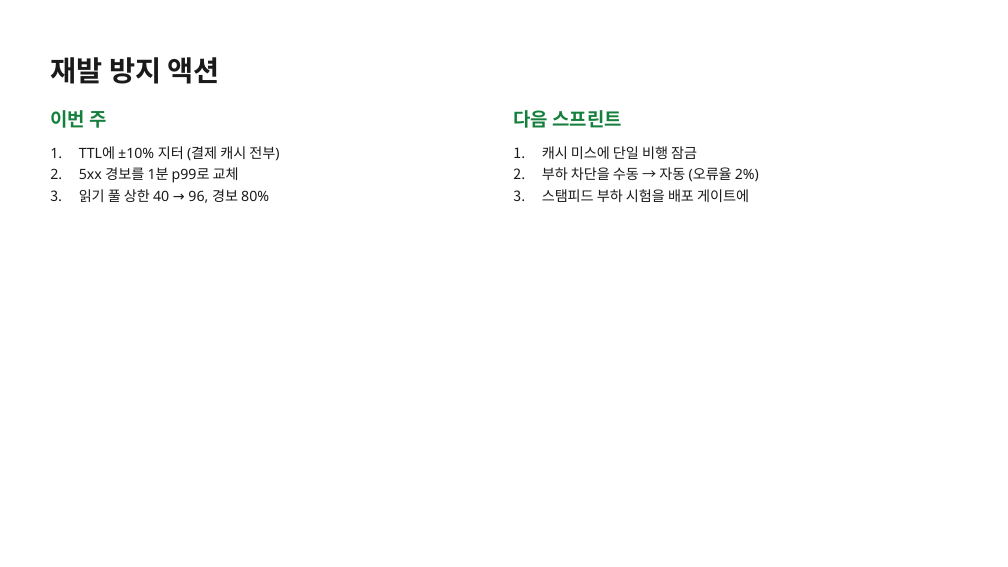
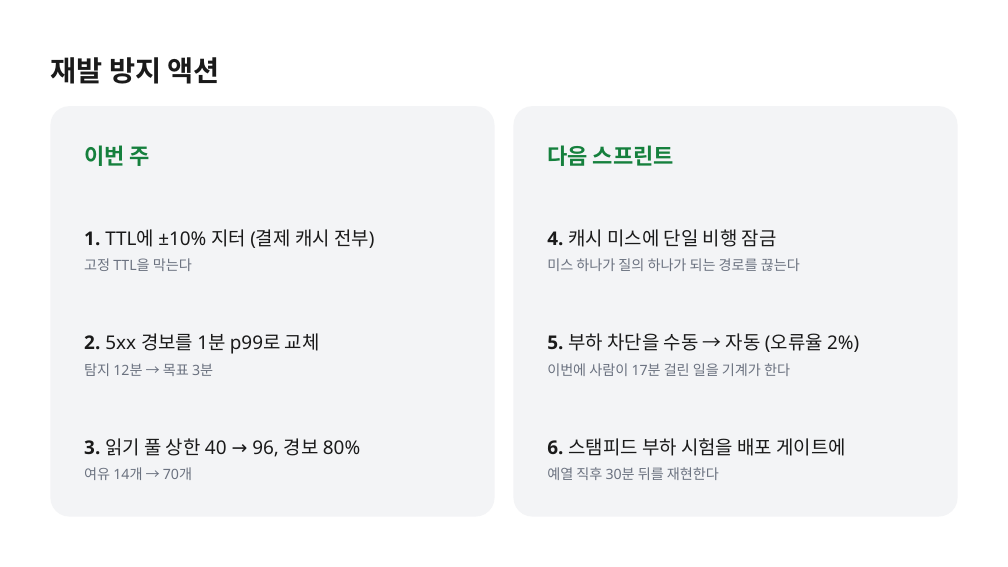
Before and after one commit to k2sebeom/balpyo, a slide deck: slide 7 of examples/showcase/decks/incident-postmortem/inc-2431-장애-회고.pptx. Drawn at 1008x567 pixels with LibreOffice and Linux fonts; fonts in the diff are those of the drawing. Boxes give left, top, right and bottom in pixels: in the first picture for what was removed or moved away, otherwise in the second. Text is boxed around its words. In the diff, an @@ line names an element or a change of style, - is before the commit and + after.

```diff
--- a/examples/showcase/decks/incident-postmortem/inc-2431-장애-회고.pptx
+++ b/examples/showcase/decks/incident-postmortem/inc-2431-장애-회고.pptx
@@ rounded rectangle added at <box>51,106,495,516</box>, fill #F3F4F6 @@
@@ rounded rectangle added at <box>513,106,958,516</box>, fill #F3F4F6 @@
@@ text "이번 주" at <box>84,145,150,166</box>: size 18 to 21 pt; line spacing 23.4pt to 27.3pt @@
@@ text "이번 주": place and size @@
-text "이번 주" at <box>50,110,106,128</box>
+text "이번 주" at <box>84,145,150,166</box>
@@ text "다음 스프린트": place and size @@
-text "다음 스프린트" at <box>513,110,623,128</box>
+text "다음 스프린트" at <box>547,145,674,166</box>
@@ text "다음 스프린트" at <box>547,145,674,166</box>: size 18 to 21 pt; line spacing 23.4pt to 27.3pt @@
@@ text at <box>84,229,374,248</box>: text changed; size 13.5 to 18 pt @@
-1. TTL에 ±10% 지터 (결제 캐시 전부)
-2. 5xx 경보를 1분 p99로 교체
-3. 읽기 풀 상한 40 → 96, 경보 80%
+1. TTL에 ±10% 지터 (결제 캐시 전부)
@@ text at <box>547,229,777,247</box>: text changed; size 13.5 to 18 pt @@
-1. 캐시 미스에 단일 비행 잠금
-2. 부하 차단을 수동 → 자동 (오류율 2%)
-3. 스탬피드 부하 시험을 배포 게이트에
+4. 캐시 미스에 단일 비행 잠금
@@ text added at <box>84,258,192,271</box>, 13.5 pt, text #6B7280 @@
+고정 TTL을 막는다
@@ text added at <box>547,258,800,271</box>, 13.5 pt, text #6B7280 @@
+미스 하나가 질의 하나가 되는 경로를 끊는다
@@ text added at <box>84,333,320,354</box>, 18 pt, text #1A1A1A @@
+2. 5xx 경보를 1분 p99로 교체
@@ text added at <box>547,333,859,352</box>, 18 pt, text #1A1A1A @@
+5. 부하 차단을 수동 → 자동 (오류율 2%)
@@ text added at <box>84,363,213,376</box>, 13.5 pt, text #6B7280 @@
+탐지 12분 → 목표 3분
@@ text added at <box>547,363,790,376</box>, 13.5 pt, text #6B7280 @@
+이번에 사람이 17분 걸린 일을 기계가 한다
@@ text added at <box>84,438,360,457</box>, 18 pt, text #1A1A1A @@
+3. 읽기 풀 상한 40 → 96, 경보 80%
@@ text added at <box>547,438,847,456</box>, 18 pt, text #1A1A1A @@
+6. 스탬피드 부하 시험을 배포 게이트에
@@ text added at <box>84,467,192,480</box>, 13.5 pt, text #6B7280 @@
+여유 14개 → 70개
@@ text added at <box>547,467,719,480</box>, 13.5 pt, text #6B7280 @@
+예열 직후 30분 뒤를 재현한다
```
Also in this commit, not shown: 8 other slides changed, 14 other files.
